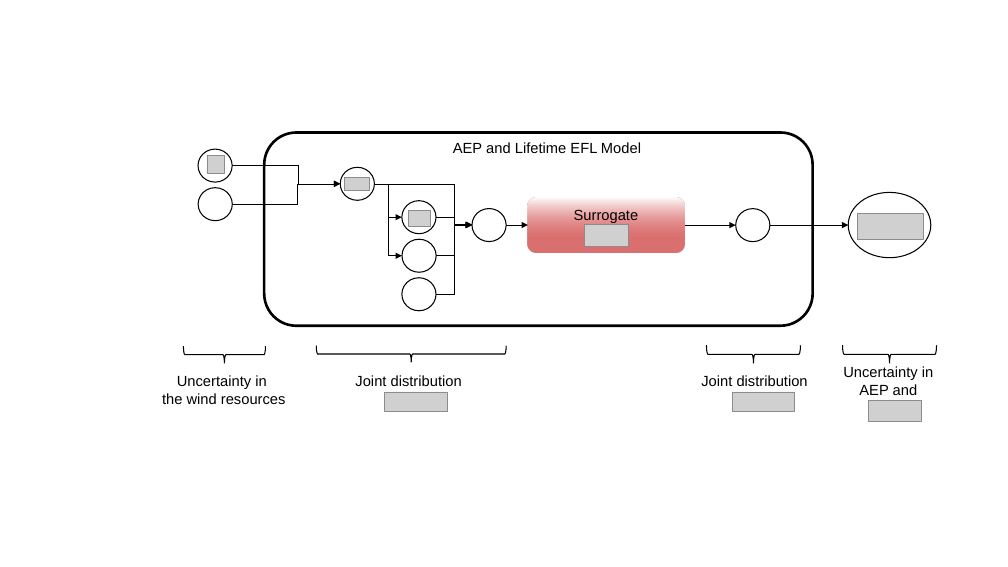
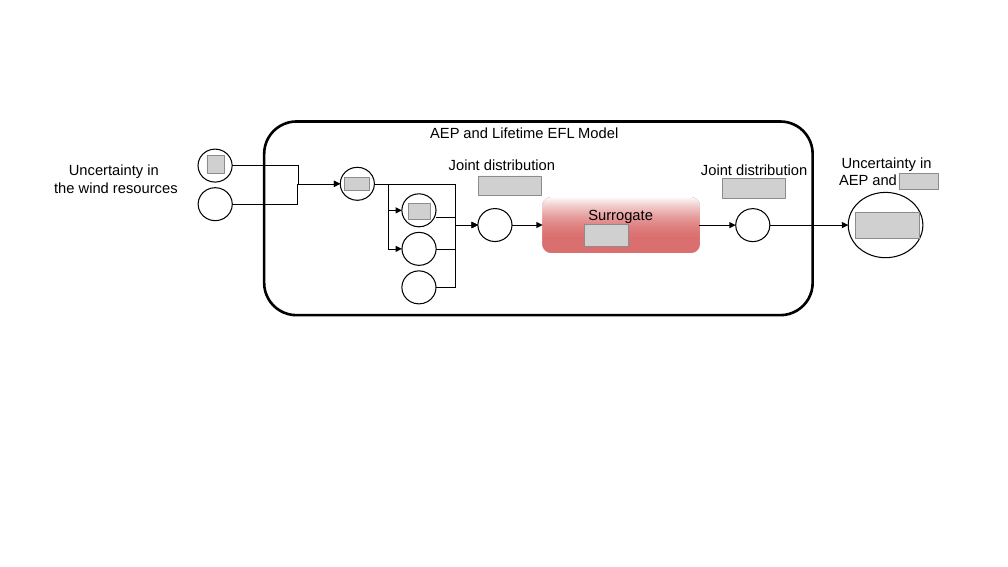
Before and after one commit to jp5000/Article-Polynomial-surrogates-of-aeroelastic-WT-models, a slide deck: slide 1 of Figures/2level_propagation.pptx. Drawn at 1008x567 pixels with LibreOffice and Linux fonts; fonts in the diff are those of the drawing; grey boxes stand for pictures; background and template pictures are left out. Boxes give left, top, right and bottom in pixels: in the first picture for what was removed or moved away, otherwise in the second. Text is boxed around its words. In the diff, an @@ line names an element or a change of style, - is before the commit and + after.

```diff
--- a/Figures/2level_propagation.pptx
+++ b/Figures/2level_propagation.pptx
@@ rounded rectangle: place and size @@
-rounded rectangle at <box>264,132,813,326</box>
+rounded rectangle at <box>264,122,813,315</box>
@@ text "AEP and Lifetime EFL Model": place and size @@
-text "AEP and Lifetime EFL Model" at <box>453,142,641,153</box>
+text "AEP and Lifetime EFL Model" at <box>430,127,618,138</box>
@@ text "Uncertainty in": place and size @@
-text "Uncertainty in" at <box>162,375,286,404</box>
+text "Uncertainty in" at <box>54,164,178,193</box>
@@ text "Joint distribution": place and size @@
-text "Joint distribution" at <box>355,375,462,386</box>
+text "Joint distribution" at <box>449,159,555,170</box>
@@ picture: place and size @@
-picture at <box>385,392,448,411</box>
+picture at <box>478,176,541,196</box>
@@ text "Joint distribution": place and size @@
-text "Joint distribution" at <box>701,375,808,386</box>
+text "Joint distribution" at <box>701,164,807,175</box>
@@ picture: place and size @@
-picture at <box>732,392,795,411</box>
+picture at <box>723,179,786,199</box>
@@ text "Uncertainty in": place and size @@
-text "Uncertainty in" at <box>843,366,933,395</box>
+text "Uncertainty in" at <box>839,157,931,185</box>
@@ text at <box>839,174,897,185</box>: alignment centre to justified @@
@@ picture added at <box>899,173,938,189</box> @@
@@ elbow arrow moved from (374, 184) - (402, 256) to (374, 184) - (402, 249) @@
@@ elbow arrow moved from (374, 184) - (402, 217) to (374, 184) - (402, 210) @@
@@ elbow arrow moved from (374, 184) - (472, 225) to (380, 184) - (478, 225) @@
@@ picture: place and size @@
-picture at <box>409,211,431,227</box>
+picture at <box>409,203,431,219</box>
@@ ellipse: place and size @@
-ellipse at <box>472,209,506,242</box>
+ellipse at <box>478,209,512,242</box>
@@ rounded rectangle: place and size @@
-rounded rectangle at <box>528,197,684,253</box>
+rounded rectangle at <box>543,197,699,253</box>
@@ text "Surrogate": place and size @@
-text "Surrogate" at <box>574,208,639,223</box>
+text "Surrogate" at <box>588,208,653,223</box>
@@ ellipse: place and size @@
-ellipse at <box>848,193,931,258</box>
+ellipse at <box>848,193,923,258</box>
@@ elbow arrow moved from (436, 217) - (473, 225) to (436, 217) - (478, 225) @@
@@ elbow arrow moved from (436, 294) - (472, 225) to (436, 287) - (478, 225) @@
@@ elbow arrow moved from (436, 256) - (472, 225) to (436, 249) - (478, 225) @@
@@ elbow arrow moved from (507, 225) - (528, 225) to (512, 225) - (543, 225) @@
@@ elbow arrow moved from (685, 225) - (736, 225) to (699, 225) - (736, 225) @@
@@ picture: place and size @@
-picture at <box>858,213,924,240</box>
+picture at <box>856,212,920,239</box>
@@ 3 ellipses: place and size @@
-3 ellipses at <box>402,200,436,311</box>
+3 ellipses at <box>402,194,436,304</box>
@@ left brace removed at <box>183,346,265,364</box> @@
@@ left brace removed at <box>316,346,506,363</box> @@
@@ left brace removed at <box>707,345,801,363</box> @@
@@ left brace removed at <box>843,345,937,363</box> @@
@@ picture removed at <box>869,401,922,422</box> @@
```
Also in this commit, not shown: 4 other files.
